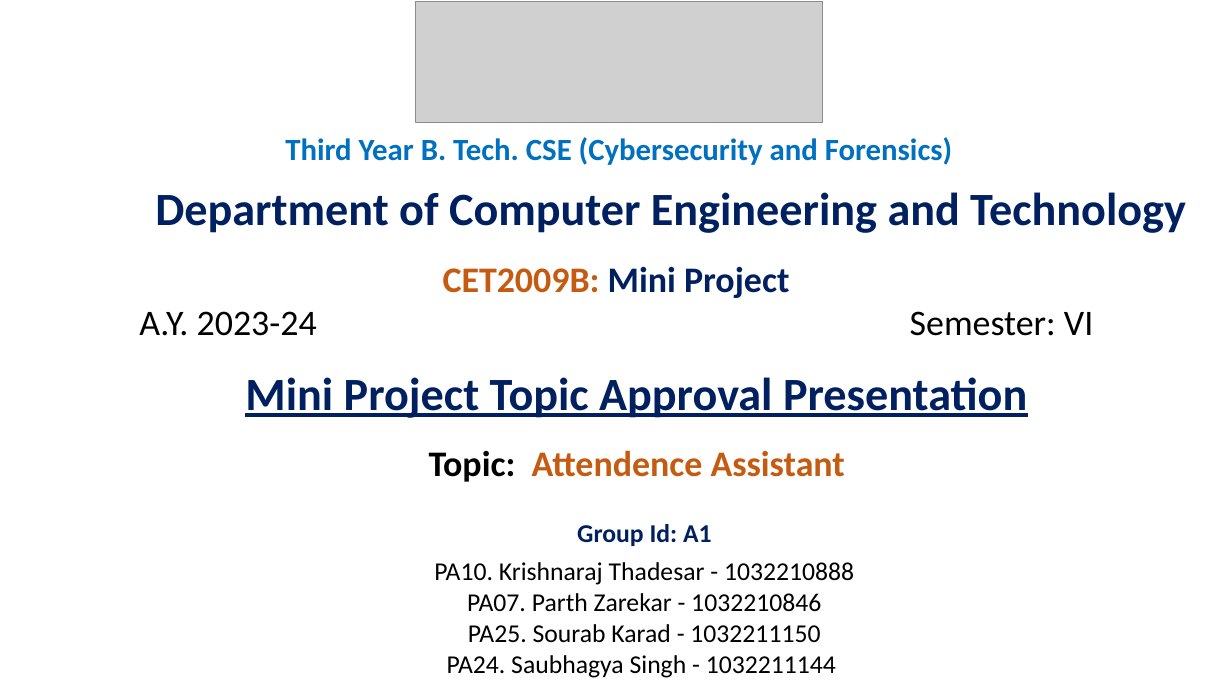
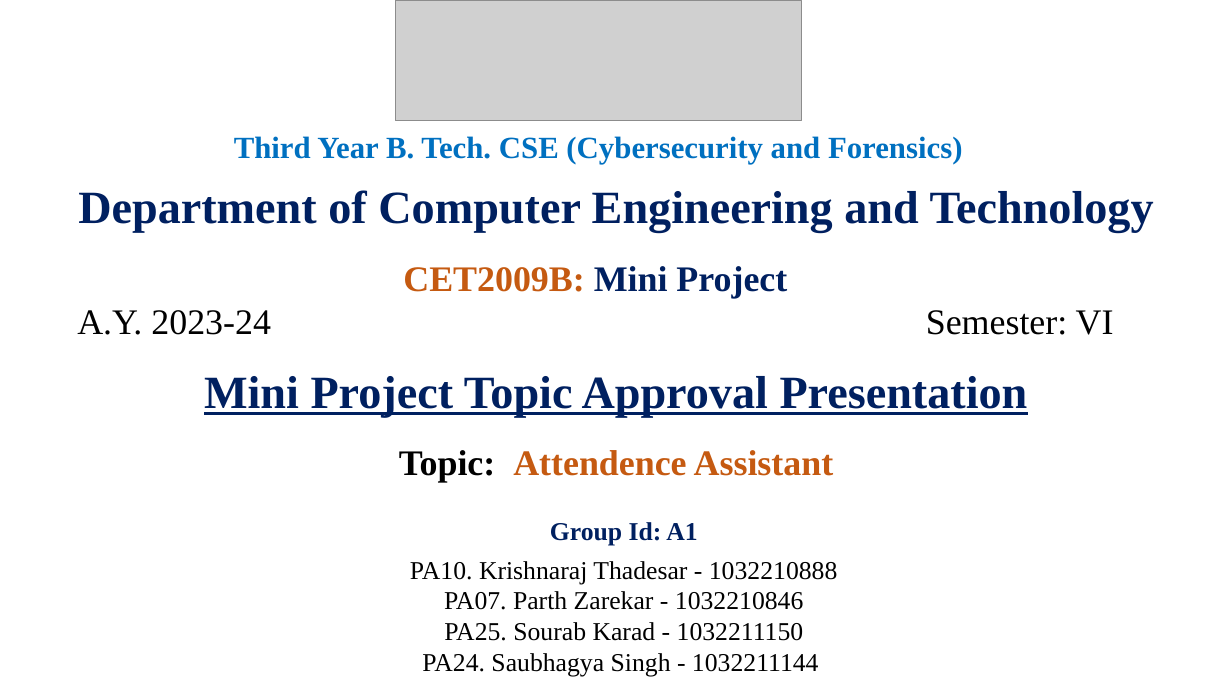
Before and after one commit to sourab777karad/Attendence-Assistant, a slide deck: slide 1 of docs/Presentation/Attendance Assitant PPT.pptx. Drawn at 1232x693 pixels with LibreOffice and Linux fonts; fonts in the diff are those of the drawing; grey boxes stand for pictures. Boxes give left, top, right and bottom in pixels: in the first picture for what was removed or moved away, otherwise in the second. Text is boxed around its words. In the diff, an @@ line names an element or a change of style, - is before the commit and + after.

```diff
--- a/docs/Presentation/Attendance Assitant PPT.pptx
+++ b/docs/Presentation/Attendance Assitant PPT.pptx
@@ 2 texts, 1 subtitle, 1 picture, 1 title: place and size @@
-2 texts, 1 subtitle, 1 picture, 1 title at box(139, 2, 1093, 678)
+2 texts, 1 subtitle, 1 picture, 1 title at box(77, 0, 1114, 677)
@@ font Calibri to Times New Roman in 5 elements at box(410, 522, 838, 677), box(204, 376, 1028, 482), box(77, 266, 1114, 335), box(234, 136, 963, 164), box(78, 190, 1154, 232) @@
@@ text "Department of Computer Engineering and ...": place and size @@
-text "Department of Computer Engineering and ..." at box(155, 192, 1186, 233)
+text "Department of Computer Engineering and ..." at box(78, 190, 1154, 232)
```
Also in this commit, not shown: 21 other slides changed, 11 other files.
